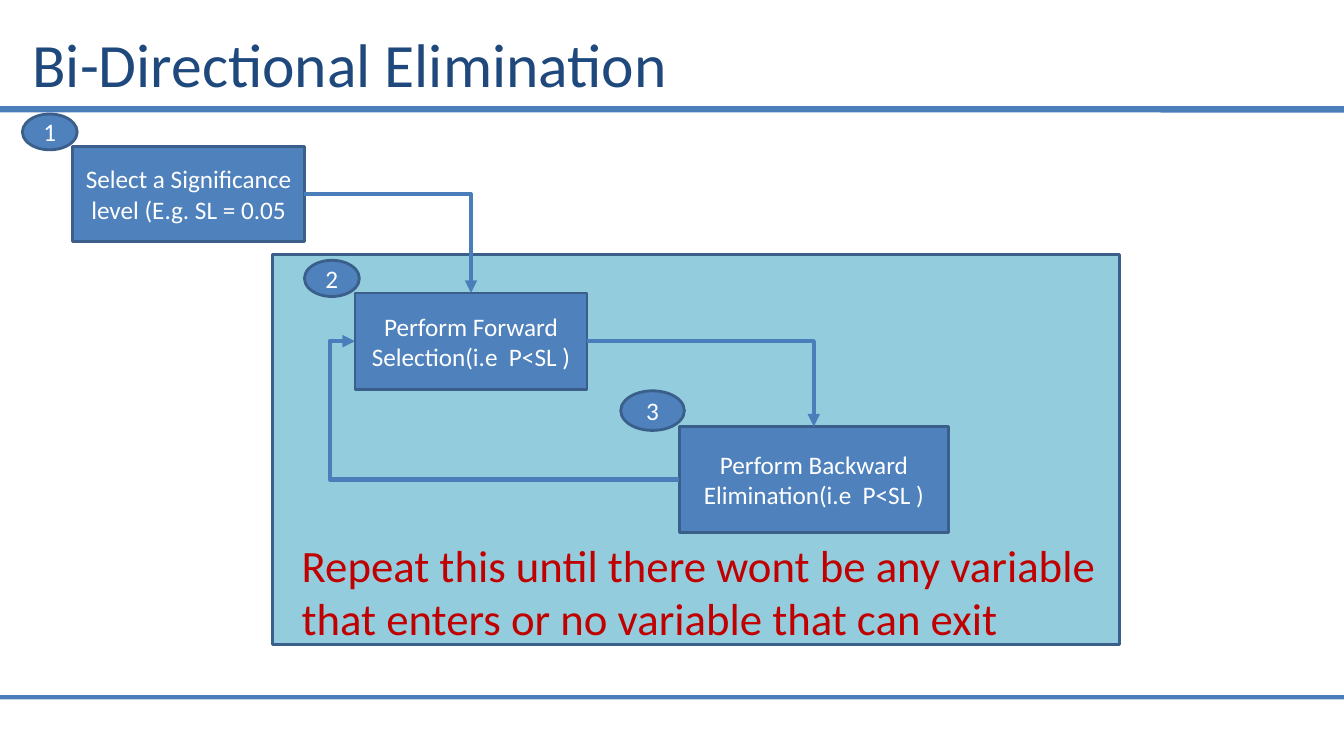
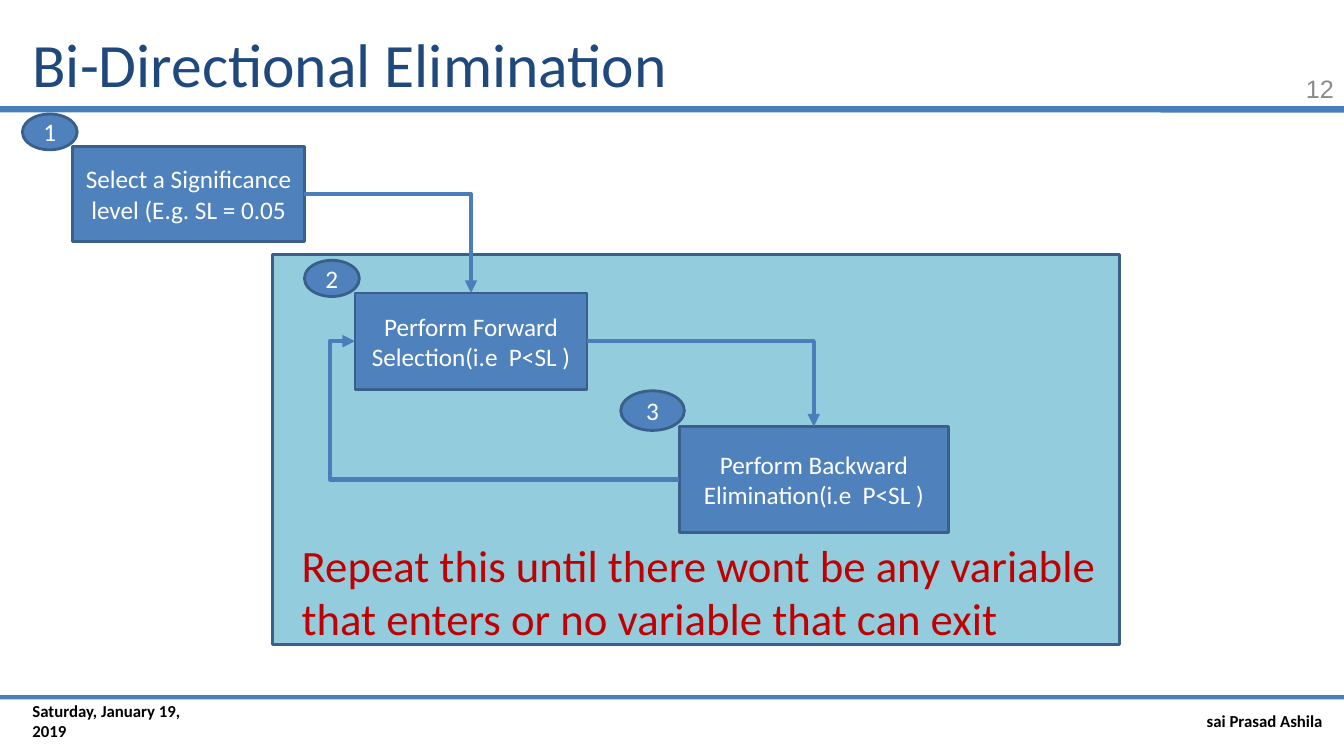
Before and after one commit to saiprasad94/DataSciencePython, a slide deck: slide 12 of Multiple_Linear_Regression/Multiple_linear_Regression.pptx. Drawn at 1344x756 pixels with LibreOffice and Linux fonts; fonts in the diff are those of the drawing. Boxes give left, top, right and bottom in pixels: in the first picture for what was removed or moved away, otherwise in the second. Text is boxed around its words. In the diff, an @@ line names an element or a change of style, - is before the commit and + after.

```diff
--- a/Multiple_Linear_Regression/Multiple_linear_Regression.pptx
+++ b/Multiple_Linear_Regression/Multiple_linear_Regression.pptx
@@ page number added at [1306, 80, 1334, 98], 18 pt, text #8C8C8C @@
+12
@@ text added at [32, 705, 180, 737], 12 pt, text #000000, bold @@
+Saturday, January 19, 2019
@@ text added at [1207, 715, 1322, 727], 12 pt, text #000000, bold @@
+sai Prasad Ashila
```
Also in this commit, not shown: 22 other slides changed, 2 slides added, 2 slides removed, 3 other files.
